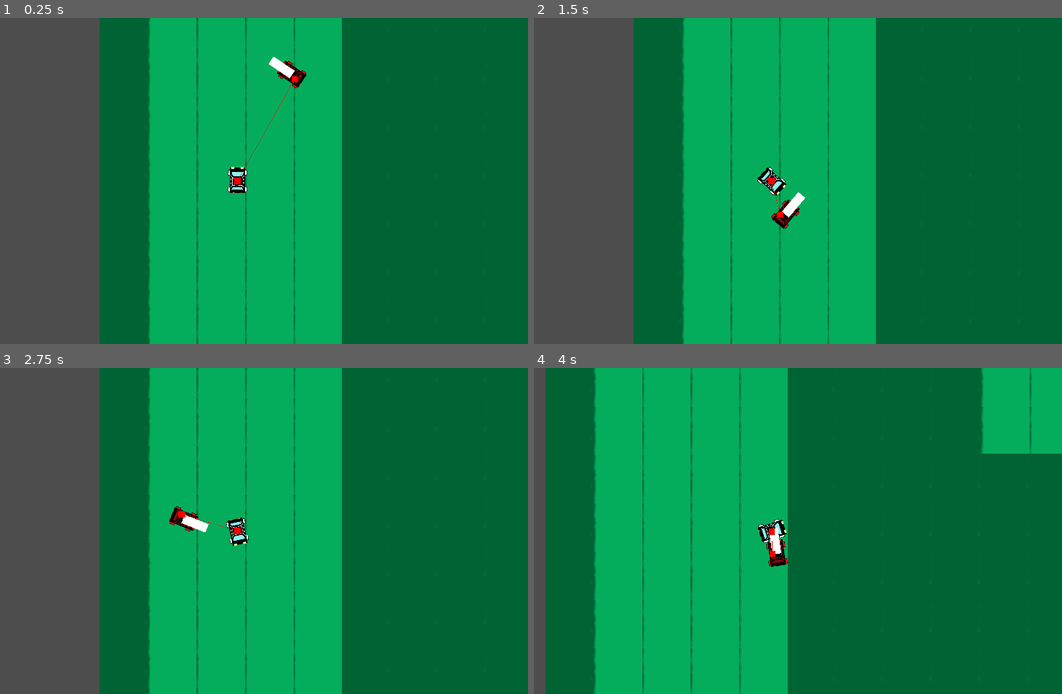
Above: before the commit, frames 1-4 (two rows, left to right).
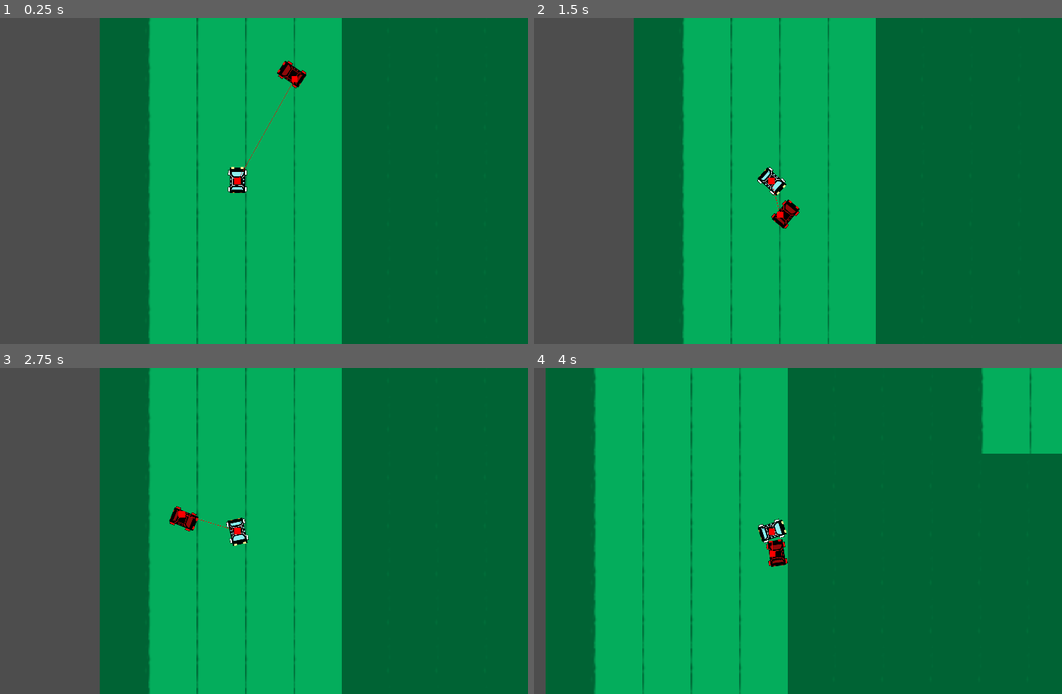
Above: after the commit, the same moments.

Repository: ButterUpTeam/BlackVolga
Game: Godot game, scene res://scene/game.tscn
Same seed, same stepped clock (60 frames per second), same inputs: the game is played once before the commit and once after it.
Inputs:
- Up to frame 1 (0.25 s): no input
- Up to frame 2 (1.5 s): hold Right (right) 0.53-1.28 s; hold Left (left) from 1.28 s (still down)
- Up to frame 3 (2.75 s): release Left (left) at 2.03 s; hold Right (right) from 2.03 s (still down)
- Up to frame 4 (4 s): release Right (right) at 2.78 s; hold Up (up) 2.78-3.53 s; hold Left (left) from 3.53 s (still down)

The runs differ from the first frame. In frame 1, 0.1% of the frame differs, in the area x 50-56%, y 11-19%; in frame 2, 0.1%; in frame 3, 0.1%; in frame 4, 0.1%.

Commit message:
Remove debug polygon

Diff:
--- a/scene/police.tscn
+++ b/scene/police.tscn
@@ -11,6 +11,3 @@
 
 [node name="NavigationAgent" type="NavigationAgent2D" parent="." index="2"]
 debug_enabled = true
-
-[node name="Polygon2D" type="Polygon2D" parent="." index="3"]
-polygon = PackedVector2Array(-3, -17, 3, -17, 3, 0, -3, 0)
